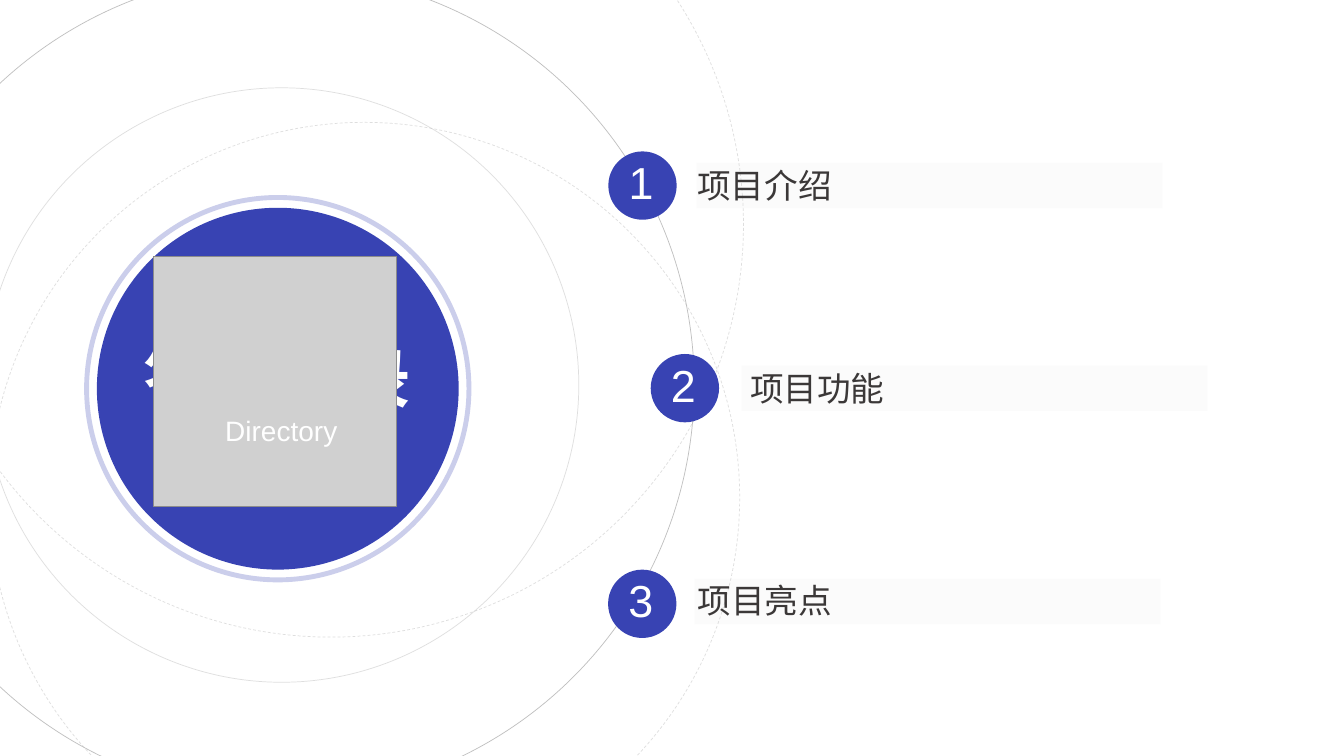
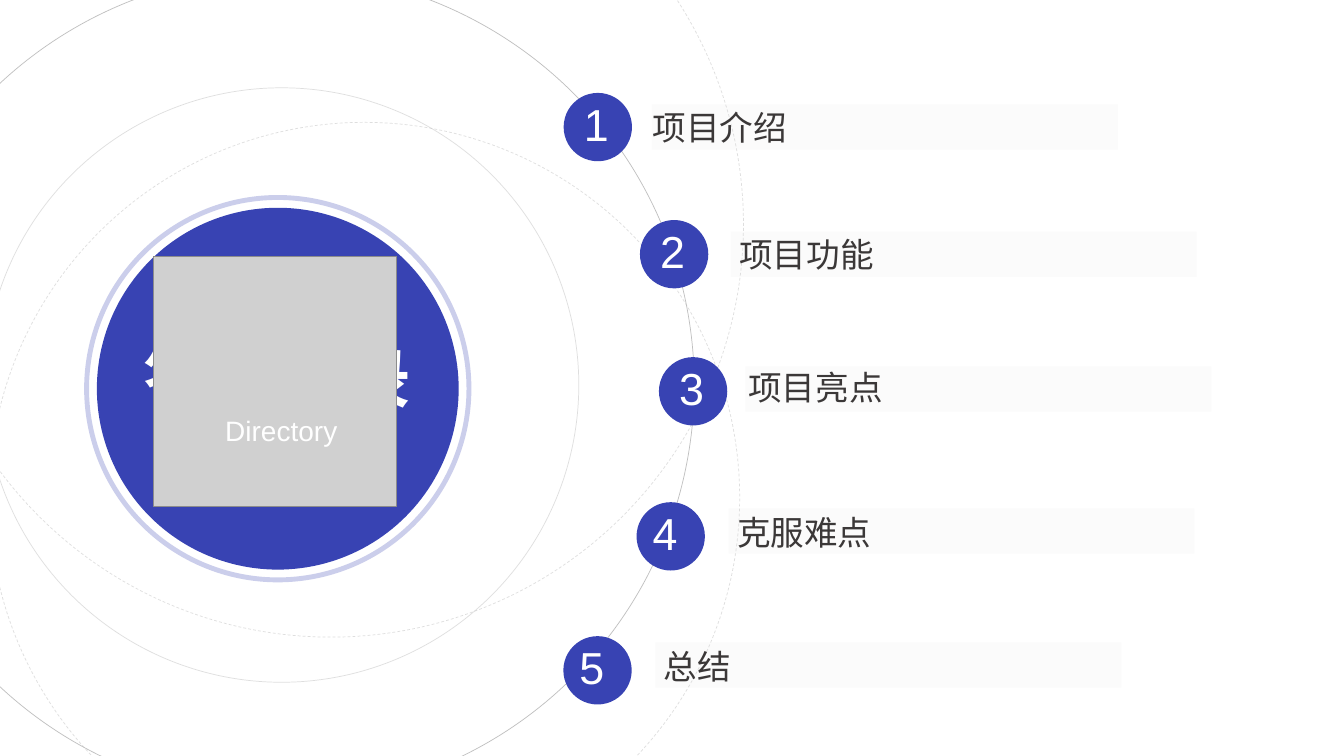
Before and after one commit to lldw05/QGAssessment2023Spring, a slide deck: slide 2 of Final/答辩PPT.pptx. Drawn at 1344x756 pixels with LibreOffice and Linux fonts; fonts in the diff are those of the drawing; grey boxes stand for pictures. Boxes give left, top, right and bottom in pixels: in the first picture for what was removed or moved away, otherwise in the second. Text is boxed around its words. In the diff, an @@ line names an element or a change of style, - is before the commit and + after.

Commit message:
PPT+项目文档第二次更新

```diff
--- a/Final/答辩PPT.pptx
+++ b/Final/答辩PPT.pptx
@@ 2 texts, 1 rectangle, 1 ellipse: place and size @@
-2 texts, 1 rectangle, 1 ellipse at <box>609,151,1163,220</box>
+2 texts, 1 rectangle, 1 ellipse at <box>564,93,1118,161</box>
@@ 2 texts, 1 rectangle, 1 ellipse: place and size @@
-2 texts, 1 rectangle, 1 ellipse at <box>651,354,1208,422</box>
+2 texts, 1 rectangle, 1 ellipse at <box>640,220,1197,288</box>
@@ 2 texts, 1 rectangle, 1 ellipse: place and size @@
-2 texts, 1 rectangle, 1 ellipse at <box>608,570,1160,638</box>
+2 texts, 1 rectangle, 1 ellipse at <box>659,357,1212,425</box>
@@ ellipse added at <box>637,502,706,571</box>, fill #3843B3 @@
@@ rectangle added at <box>729,508,1195,554</box>, fill #D9D9D9 at 10% opacity @@
@@ text added at <box>653,519,678,550</box>, 32 pt, text #FFFFFF @@
+4
@@ text added at <box>737,516,871,548</box>, 24 pt, text #3B3838 @@
+克服难点
@@ ellipse added at <box>564,636,632,705</box>, fill #3843B3 @@
@@ text added at <box>579,653,604,685</box>, 32 pt, text #FFFFFF @@
+5
@@ rectangle added at <box>655,642,1121,688</box>, fill #D9D9D9 at 10% opacity @@
@@ text added at <box>664,650,731,682</box>, 24 pt, text #3B3838 @@
+总结
```
Also in this commit, not shown: 9 other slides changed, 4 slides added, 3 slides removed, 1 other file.
